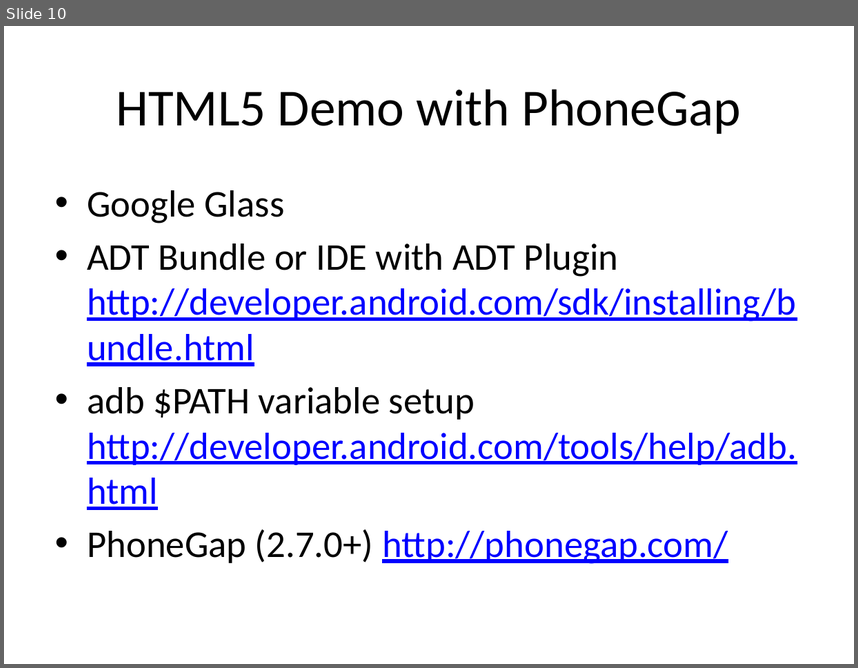
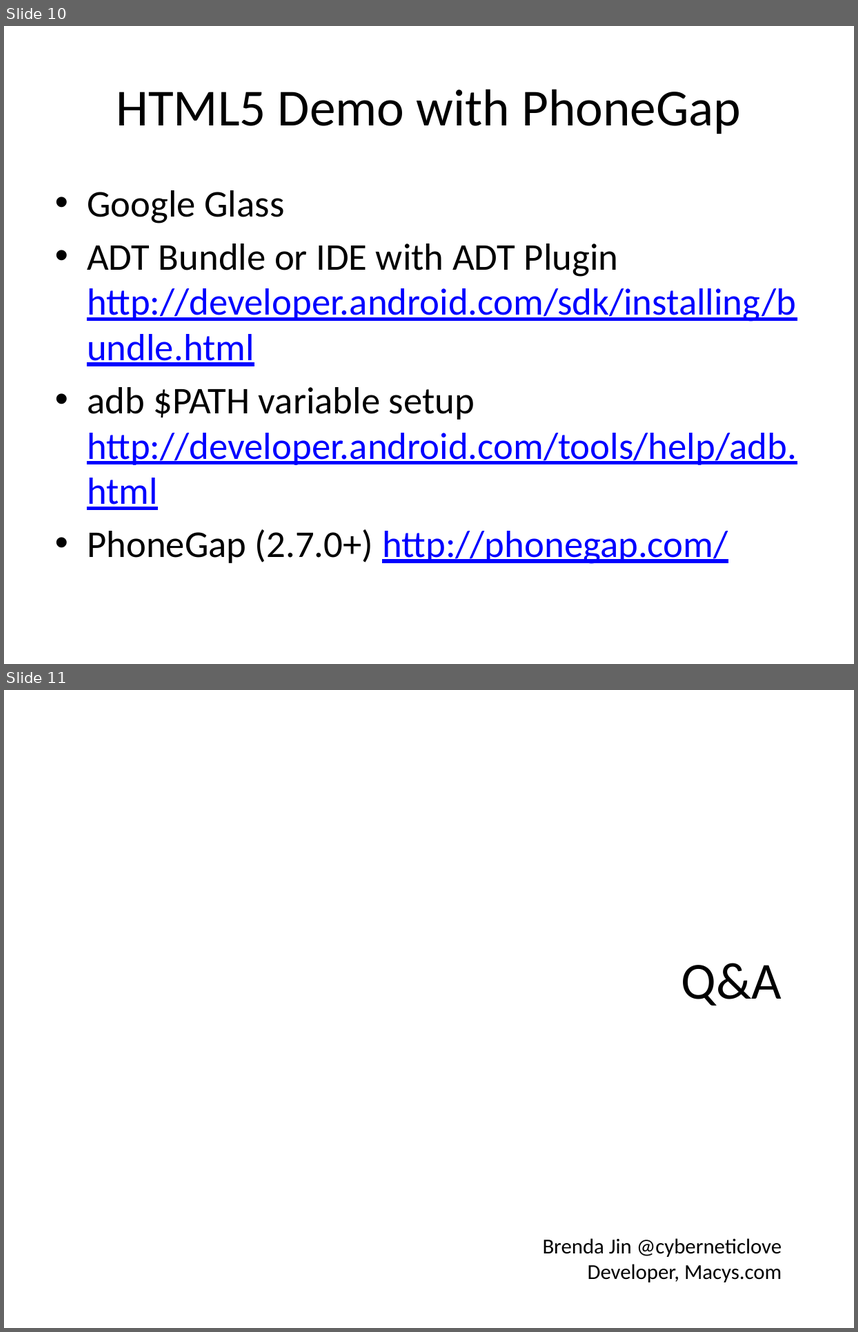
Before and after one commit to brendajin/presentations, a slide deck: Apigee_Glass.pptx. Shown one above the other, each under a label of ours: slide 10 before the commit, slides 10 and 11 after it. The pictures are 858x668 and 858x1332 pixels, drawn with LibreOffice and Linux fonts; fonts in the diff are those of the drawing. Boxes give left, top, right and bottom in pixels: in the first picture for what was removed or moved away, otherwise in the second. Text is boxed around its words. In the diff, an @@ line names an element or a change of style, - is before the commit and + after.

```diff
--- a/Apigee_Glass.pptx
+++ b/Apigee_Glass.pptx
@@ slide 11 added at box(4, 690, 854, 1328), background #FFFFFF @@
@@ title added at box(682, 963, 782, 1005), 44 pt, text #000000 @@
+Q&A
@@ text added at box(543, 1238, 782, 1282), 18 pt, text #000000 @@
+Brenda Jin @cyberneticlove
+Developer, Macys.com
```
Also in this commit, not shown: 1 slide changed, 1 slide removed.
